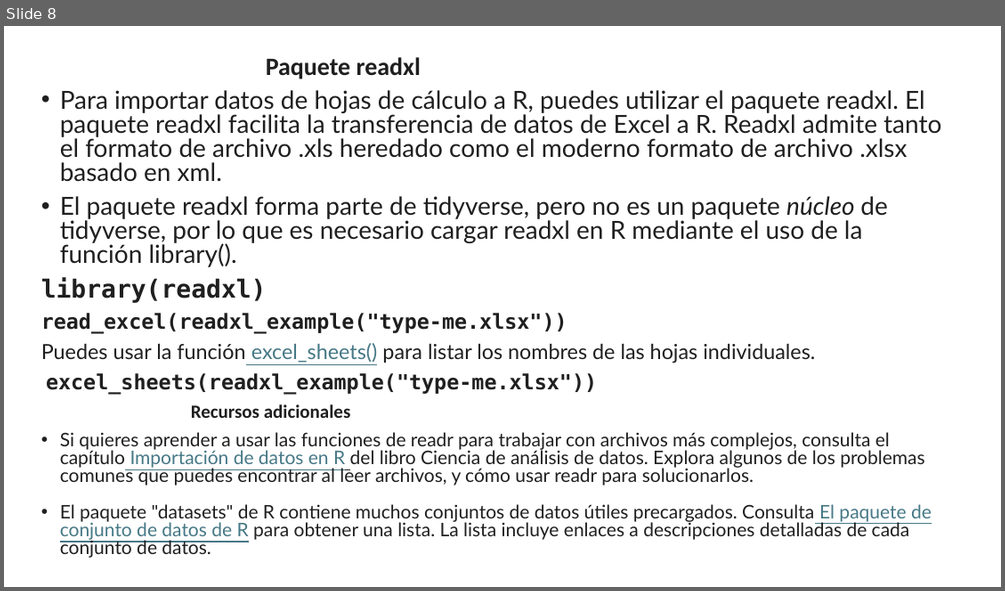
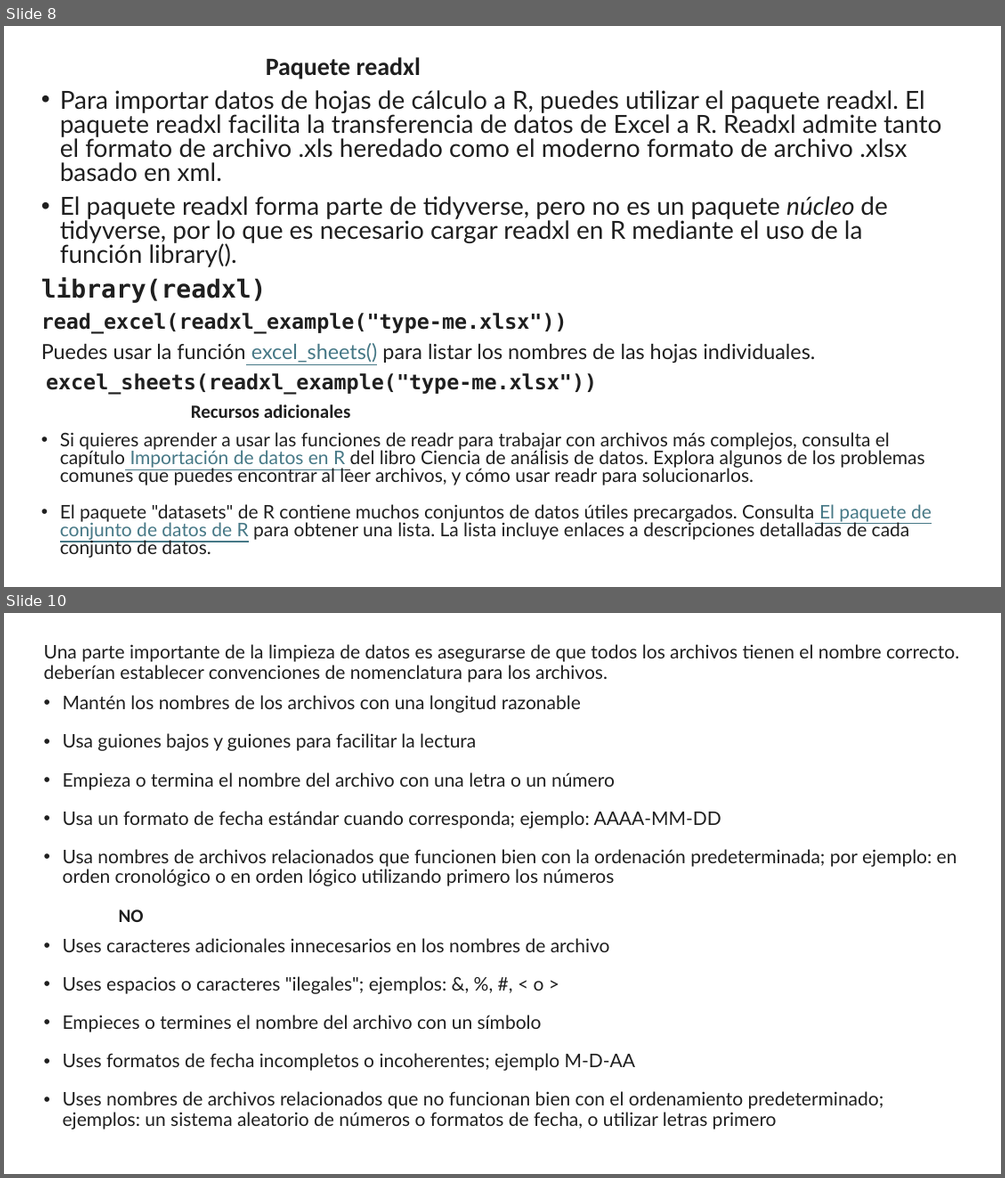
Before and after one commit to megath12/Data_Analysis_Google, a slide deck: 7_2_AnalisisD_programando_R.pptx. Shown one above the other, each under a label of ours: slide 8 before the commit, slides 8 and 10 after it; the slides between them are not shown. The pictures are 1005x591 and 1005x1178 pixels, drawn with LibreOffice and Linux fonts; fonts in the diff are those of the drawing. Boxes give left, top, right and bottom in pixels: in the first picture for what was removed or moved away, otherwise in the second. Text is boxed around its words. In the diff, an @@ line names an element or a change of style, - is before the commit and + after.

```diff
--- a/7_2_AnalisisD_programando_R.pptx
+++ b/7_2_AnalisisD_programando_R.pptx
@@ slide 10 added at (4,613,1001,1174), background #FFFFFF @@
@@ text added at (44,644,959,1129), 18 pt, text #1F1F1F @@
+Una parte importante de la limpieza de datos es asegurarse de que todos los archivos tienen el nombre correcto. deberían establecer convenciones de nomenclatura para los archivos.
+• Mantén los nombres de los archivos con una longitud razonable
+• Usa guiones bajos y guiones para facilitar la lectura
+• Empieza o termina el nombre del archivo con una letra o un número
+• Usa un formato de fecha estándar cuando corresponda; ejemplo: AAAA-MM-DD
+• Usa nombres de archivos relacionados que funcionen bien con la ordenación predeterminada; por ejemplo: en orden cronológico o en orden lógico utilizando primero los números
+NO
+• Uses caracteres adicionales innecesarios en los nombres de archivo
+• Uses espacios o caracteres "ilegales"; ejemplos: &, %, #, < o >
+• Empieces o termines el nombre del archivo con un símbolo
+• Uses formatos de fecha incompletos o incoherentes; ejemplo M-D-AA
+• Uses nombres de archivos relacionados que no funcionan bien con el ordenamiento predeterminado; ejemplos: un sistema aleatorio de números o formatos de fecha, o utilizar letras primero
```
Also in this commit, not shown: 3 other slides added, 1 slide removed, 2 other files.
